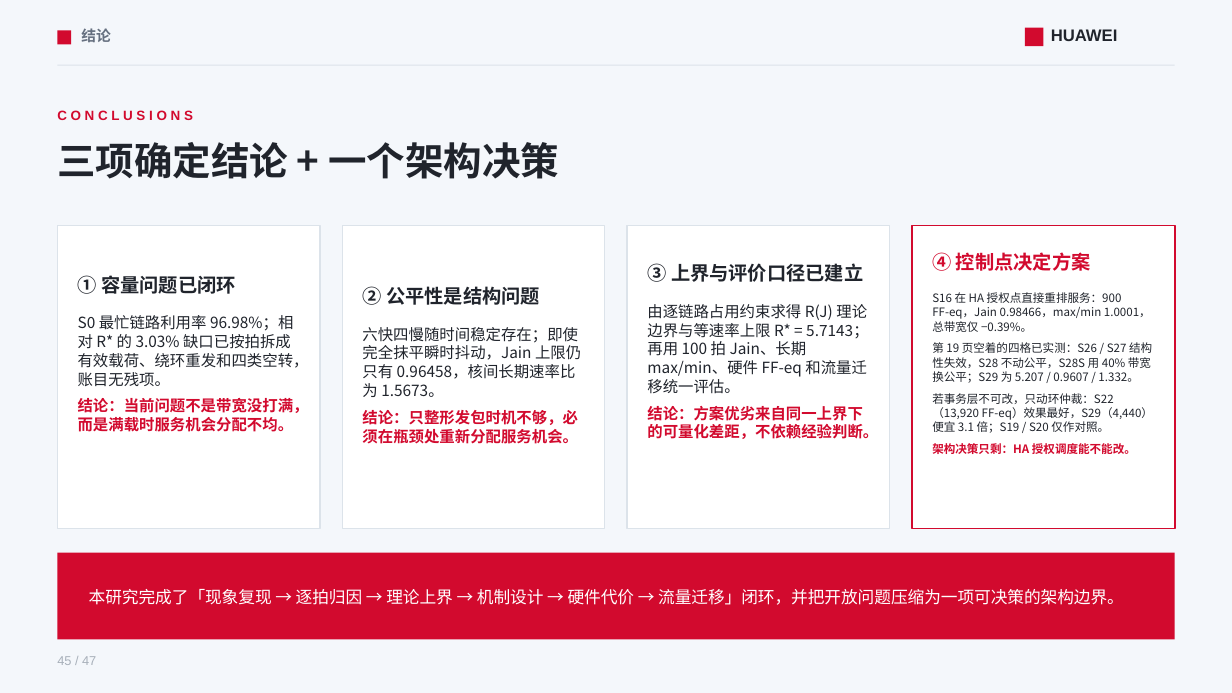
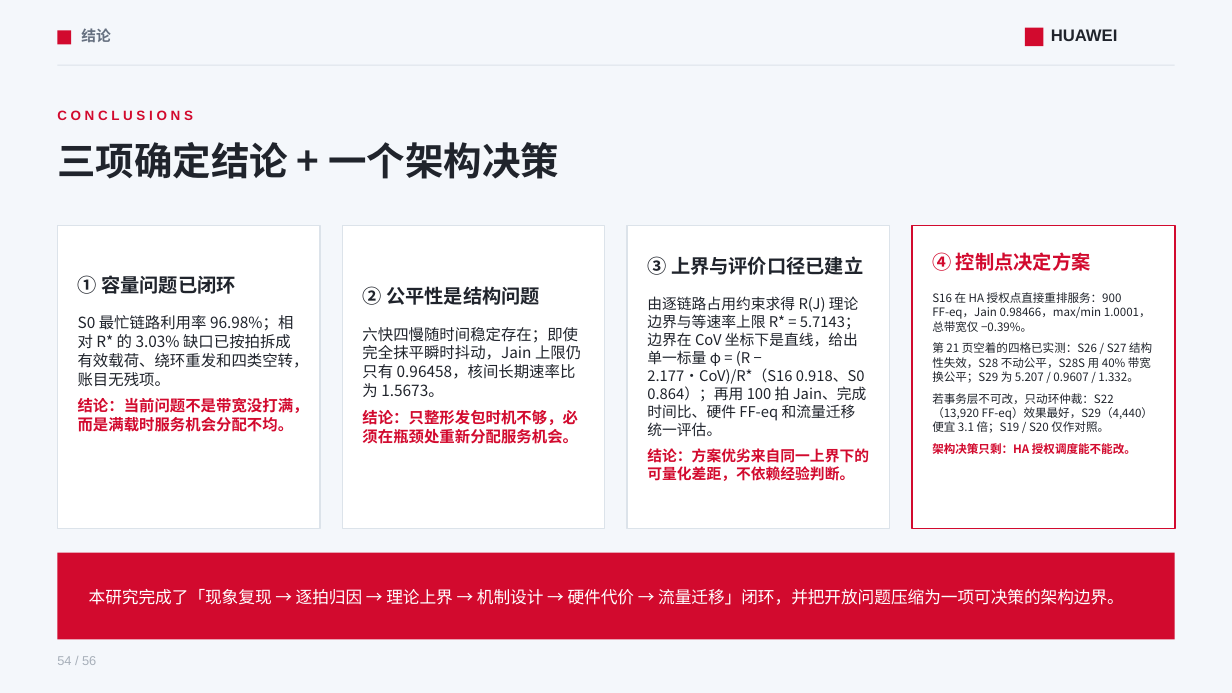
Before and after one commit to lukebest/booksim2, a slide deck: slide 54 of ppt/ring2-write-fairness.pptx (slide 45 before the commit). Drawn at 1232x693 pixels with LibreOffice and Linux fonts; fonts in the diff are those of the drawing. Boxes give left, top, right and bottom in pixels: in the first picture for what was removed or moved away, otherwise in the second. Text is boxed around its words. In the diff, an @@ line names an element or a change of style, - is before the commit and + after.

```diff
--- a/ppt/ring2-write-fairness.pptx
+++ b/ppt/ring2-write-fairness.pptx
@@ text "③ 上界与评价口径已建立": place and size @@
-text "③ 上界与评价口径已建立" at [647,263,863,282]
+text "③ 上界与评价口径已建立" at [647,256,863,275]
@@ text at [647,296,867,436]: text changed; size 12 to 11.5 pt @@
-由逐链路占用约束求得 R(J) 理论边界与等速率上限 R* = 5.7143；再用 100 拍 Jain、长期 max/min、硬件 FF‑eq 和流量迁移统一评估。
+由逐链路占用约束求得 R(J) 理论边界与等速率上限 R* = 5.7143；边界在 CoV 坐标下是直线，给出单一标量 φ = (R − 2.177·CoV)/R*（S16 0.918、S0 0.864）；再用 100 拍 Jain、完成时间比、硬件 FF‑eq 和流量迁移统一评估。
@@ text at [932,342,1152,383]: text changed @@
-第 19 页空着的四格已实测：S26 / S27 结构性失效，S28 不动公平，S28S 用 40% 带宽换公平；S29 为 5.207 / 0.9607 / 1.332。
+第 21 页空着的四格已实测：S26 / S27 结构性失效，S28 不动公平，S28S 用 40% 带宽换公平；S29 为 5.207 / 0.9607 / 1.332。
@@ text at [647,448,869,481]: size 12 to 11.5 pt in "结论：方案优劣来自同一上界下的可量化差距，不依赖经验判断。" @@
@@ text at [57,656,96,665]: text changed @@
-45 / 47
+54 / 56
```
Also in this commit, not shown: 45 other slides changed, 9 slides added, 15 other files.
